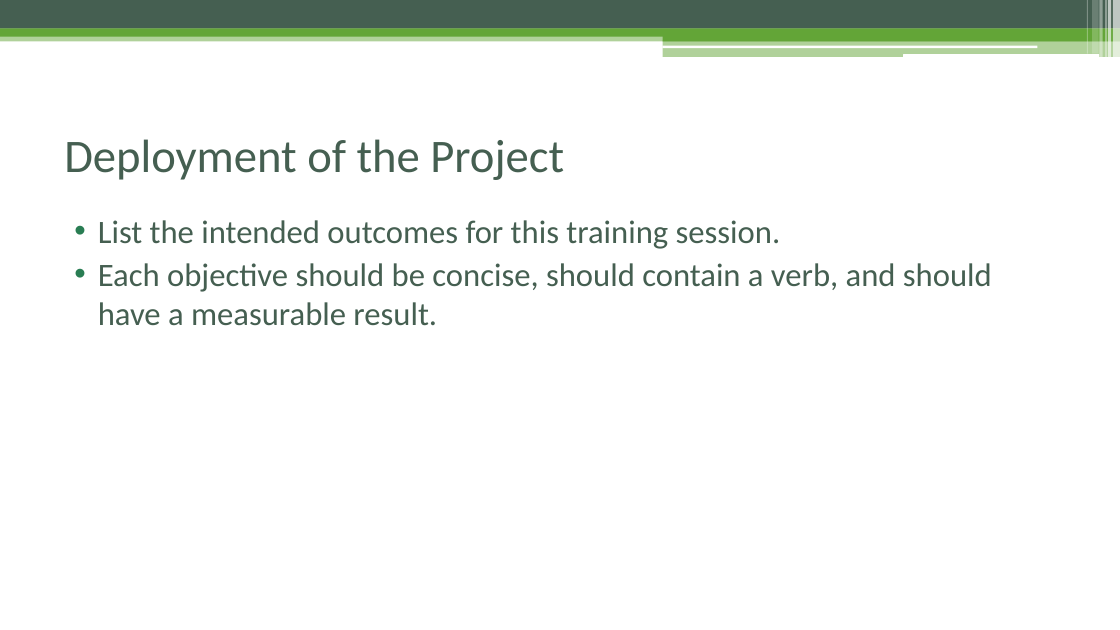
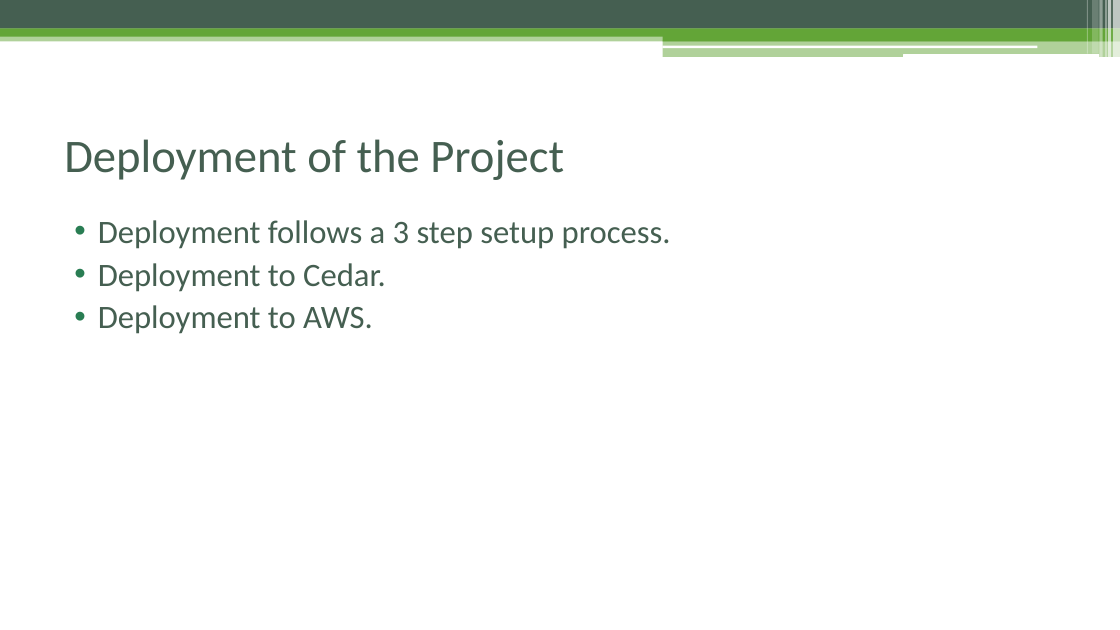
Before and after one commit to pellst/imp_msstudio_init, a slide deck: slide 37 of IMProv_project_prep_v2.pptx. Drawn at 1120x630 pixels with LibreOffice and Linux fonts; fonts in the diff are those of the drawing. Boxes give left, top, right and bottom in pixels: in the first picture for what was removed or moved away, otherwise in the second. Text is boxed around its words. In the diff, an @@ line names an element or a change of style, - is before the commit and + after.

```diff
--- a/IMProv_project_prep_v2.pptx
+++ b/IMProv_project_prep_v2.pptx
@@ text at (x1=98, y1=220, x2=671, y2=334): text changed @@
-• List the intended outcomes for this training session.
-• Each objective should be concise, should contain a verb, and should have a measurable result.
+• Deployment follows a 3 step setup process.
+• Deployment to Cedar.
+• Deployment to AWS.
```
Also in this commit, not shown: 1 other slide changed.
